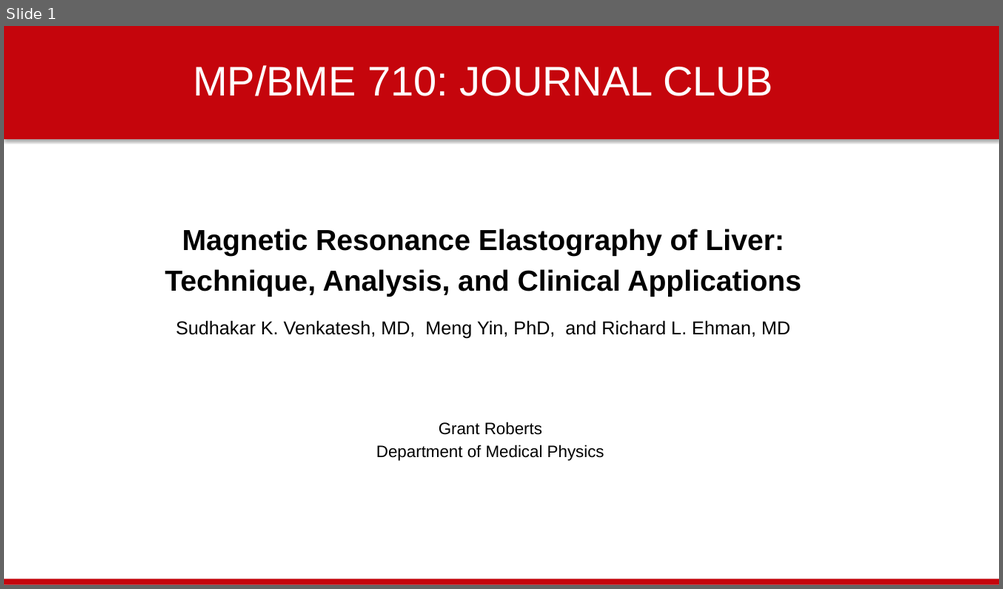
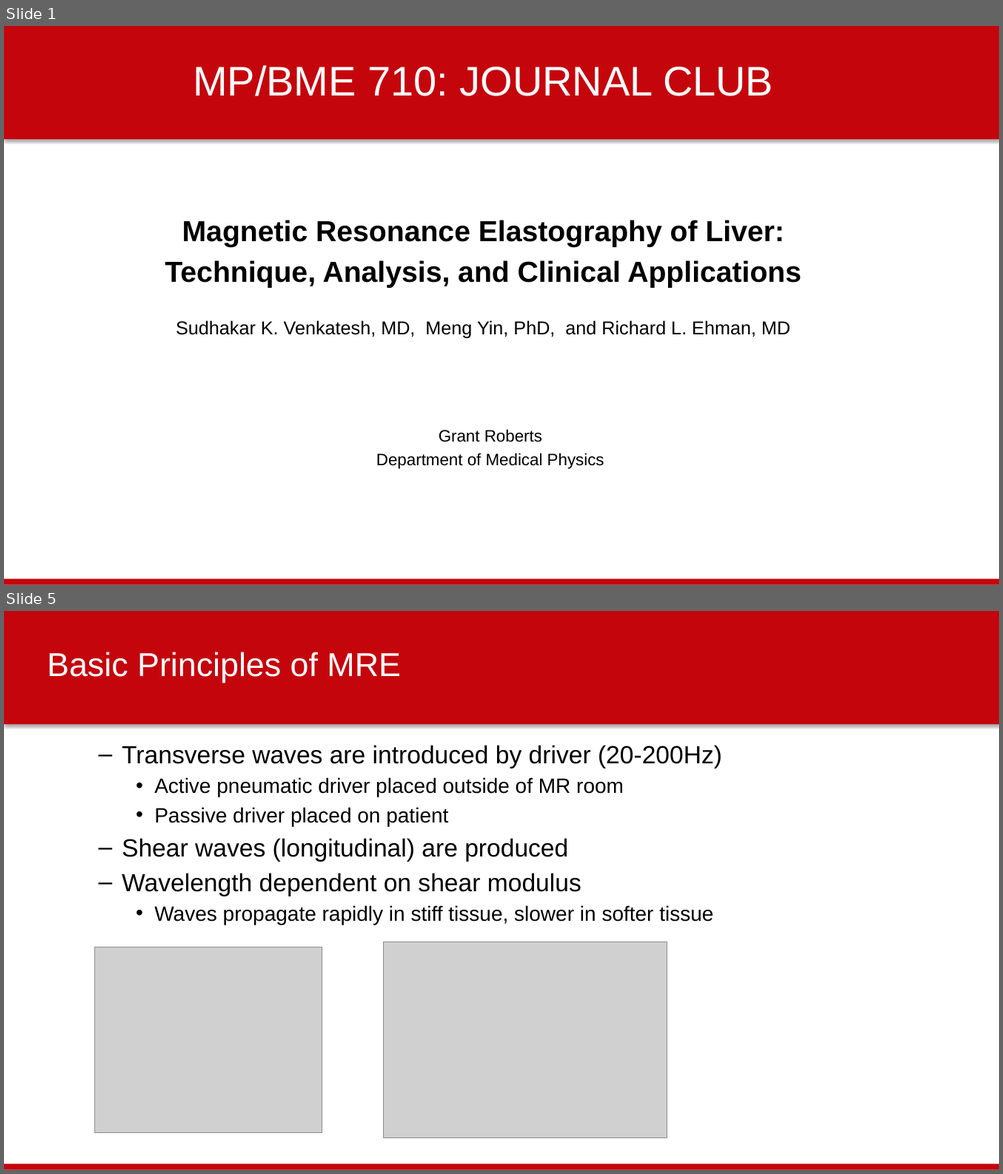
Before and after one commit to gsroberts1/MP710, a slide deck: Journal Club/Phase-Contrast and Elastography/MRE - Grant Roberts.pptx. Shown one above the other, each under a label of ours: slide 1 before the commit, slides 1 and 5 after it; the slides between them are not shown. The pictures are 1003x589 and 1003x1174 pixels, drawn with LibreOffice and Linux fonts; fonts in the diff are those of the drawing; grey boxes stand for pictures; background and template pictures are left out. Boxes give left, top, right and bottom in pixels: in the first picture for what was removed or moved away, otherwise in the second. Text is boxed around its words. In the diff, an @@ line names an element or a change of style, - is before the commit and + after.

```diff
--- a/Journal Club/Phase-Contrast and Elastography/MRE - Grant Roberts.pptx
+++ b/Journal Club/Phase-Contrast and Elastography/MRE - Grant Roberts.pptx
@@ slide 5 added at <box>4,611,999,1170</box>, background #FFFFFF; not listed: 2 template elements that a slide beside it also shows @@
@@ title added at <box>47,652,401,683</box>, 32 pt, text #FFFFFF @@
+Basic Principles of MRE
@@ text added at <box>122,745,722,925</box>, 20 pt, text #000000 @@
+  – Transverse waves are introduced by driver (20-200Hz)
+    • Active pneumatic driver placed outside of MR room
+    • Passive driver placed on patient
+  – Shear waves (longitudinal) are produced
+  – Wavelength dependent on shear modulus
+    • Waves propagate rapidly in stiff tissue, slower in softer tissue
@@ picture added at <box>383,943,667,1139</box> @@
@@ picture added at <box>94,948,322,1133</box> @@
@@ slide 1 changed as well @@
@@ text "Magnetic Resonance Elastography of Liver:": place and size @@
-text "Magnetic Resonance Elastography of Liver:" at <box>165,229,801,297</box>
+text "Magnetic Resonance Elastography of Liver:" at <box>165,220,801,288</box>
@@ text "Grant Roberts": place and size @@
-text "Grant Roberts" at <box>376,422,604,461</box>
+text "Grant Roberts" at <box>376,429,604,469</box>
```
Also in this commit, not shown: 1 other slide changed, 12 other slides added, 3 slides removed, 1 other file.
